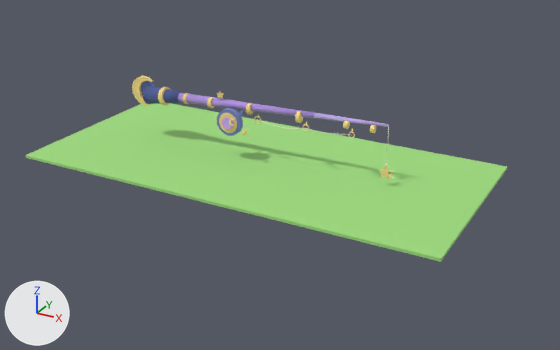
Renders of the Blender file assets/cozy_fishing_rods_approved_v1/wizard_rod/source.blend from each side of a commit.
One viewpoint serves both versions: a camera (50 mm lens) standing at (3.85, -6.61, 2.64) and looking at (0.31, -0.18, -0.58). The axes (+X, +Y, +Z) are drawn at lower left. The lights are the same throughout. The older version comes first.

The first picture shows 'optional_green_preview_floor', 'wizard_rod_clean_sagging_line', 'wizard_rod_clean_violet_body', 'wizard_rod_elegant_gold_crescent_base', 'wizard_rod_midnight_flared_handle', 'wizard_rod_midnight_moon_back_disk', 'wizard_rod_reel_outer_midnight_shell', 'wizard_rod_small_gold_body_star', 'wizard_rod_tiny_reel_crescent_mark' and 11 more.
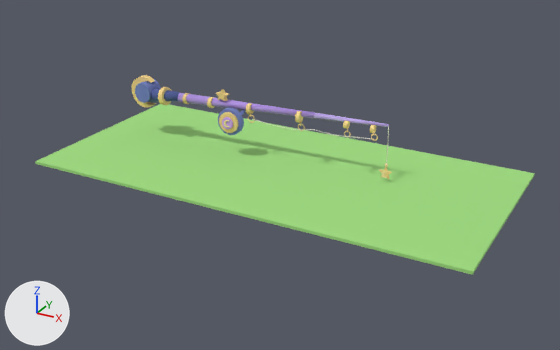
The change, as a diff of the scene's bpy script:
```diff
--- a/assets/cozy_fishing_rods_approved_v1/wizard_rod/source.blend.py
+++ b/assets/cozy_fishing_rods_approved_v1/wizard_rod/source.blend.py
@@ ob_wizard_rod_midnight_flared_handle @@
 ob_wizard_rod_midnight_flared_handle.rotation_euler = (1.511, 0.0, 1.618)  # degrees (87, 0, 93)
+ob_wizard_rod_midnight_flared_handle.scale = (0.884, 0.812, 1.0)
@@ ob_wizard_rod_small_gold_body_star @@
 ob_wizard_rod_small_gold_body_star = bpy.data.objects.new('wizard_rod_small_gold_body_star', me_wizard_rod_small_gold_body_starmesh)
-ob_wizard_rod_small_gold_body_star.location = (0.0, 0.0, 0.0)
+ob_wizard_rod_small_gold_body_star.location = (0.318, 0.064, -0.048)
+ob_wizard_rod_small_gold_body_star.rotation_euler = (0.0, 0.0, -0.0393)  # degrees (0, 0, -2.3)
+ob_wizard_rod_small_gold_body_star.scale = (1.6, 4.55, 1.38)
@@ ob_wizard_rod_midnight_moon_back_disk @@
 ob_wizard_rod_midnight_moon_back_disk = bpy.data.objects.new('wizard_rod_midnight_moon_back_disk', me_wizard_rod_midnight_moon_back_diskmesh)
-ob_wizard_rod_midnight_moon_back_disk.location = (-1.46, -0.014, 0.02)
+ob_wizard_rod_midnight_moon_back_disk.location = (-1.452, -0.024, 0.02)
 ob_wizard_rod_midnight_moon_back_disk.rotation_euler = (1.571, 0.0, 0.0)  # degrees (90, 0, 0)
+ob_wizard_rod_midnight_moon_back_disk.scale = (0.962, 1.06, 6.83)
@@ ob_wizard_rod_elegant_gold_crescent_base @@
 ob_wizard_rod_elegant_gold_crescent_base = bpy.data.objects.new('wizard_rod_elegant_gold_crescent_base', me_wizard_rod_elegant_gold_crescent_basemesh)
-ob_wizard_rod_elegant_gold_crescent_base.location = (0.0, 0.0, 0.0)
+ob_wizard_rod_elegant_gold_crescent_base.location = (0.068, 0.058, -0.02)
+ob_wizard_rod_elegant_gold_crescent_base.scale = (1.05, 1.81, 1.07)
@@ ob_wizard_rod_reel_outer_midnight_shell @@
 ob_wizard_rod_reel_outer_midnight_shell = bpy.data.objects.new('wizard_rod_reel_outer_midnight_shell', me_wizard_rod_reel_outer_midnight_shellmesh)
-ob_wizard_rod_reel_outer_midnight_shell.location = (-0.3, -0.15, -0.112)
+ob_wizard_rod_reel_outer_midnight_shell.location = (-0.3, -0.129, -0.112)
 ob_wizard_rod_reel_outer_midnight_shell.rotation_euler = (1.571, 0.0, 0.0)  # degrees (90, 0, 0)
@@ ob_wizard_rod_tiny_reel_crescent_mark @@
 ob_wizard_rod_tiny_reel_crescent_mark = bpy.data.objects.new('wizard_rod_tiny_reel_crescent_mark', me_wizard_rod_tiny_reel_crescent_markmesh)
-ob_wizard_rod_tiny_reel_crescent_mark.location = (0.0, 0.0, 0.0)
+ob_wizard_rod_tiny_reel_crescent_mark.location = (-0.063, 0.0, -0.026)
@@ ob_wizard_rod_clean_sagging_line @@
 ob_wizard_rod_clean_sagging_line = bpy.data.objects.new('wizard_rod_clean_sagging_line', cu_wizard_rod_clean_sagging_linecurve)
-ob_wizard_rod_clean_sagging_line.location = (0.0, 0.0, 0.0)
+ob_wizard_rod_clean_sagging_line.location = (-0.056, 0.0, 0.0)
+ob_wizard_rod_clean_sagging_line.scale = (1.28, 1.0, 1.0)
@@ ob_optional_green_preview_floor @@
 ob_optional_green_preview_floor = bpy.data.objects.new('optional_green_preview_floor', me_optional_green_preview_floormesh)
-ob_optional_green_preview_floor.location = (0.0, 0.0, -0.56)
+ob_optional_green_preview_floor.location = (0.305, -0.153, -0.514)
```

What differs and where, as boxes [x1, y1, x2, y2] in the pictures (560 x 350 px):
'optional_green_preview_floor', moved
    before: [25, 103, 507, 262]
    after: [35, 104, 535, 275]
'wizard_rod_midnight_flared_handle', rescaled
    before: [143, 86, 182, 104]
    after: [148, 88, 181, 102]
'wizard_rod_elegant_gold_crescent_base', moved, rescaled (14% wider, 13% taller)
    before: [132, 76, 153, 105]
    after: [132, 75, 156, 108]
'wizard_rod_midnight_moon_back_disk', moved, rescaled
    before: [141, 81, 154, 95]
    after: [135, 79, 161, 103]
'wizard_rod_reel_outer_midnight_shell', moved
    before: [217, 108, 243, 136]
    after: [218, 107, 244, 135]
'wizard_rod_clean_sagging_line', moved, rescaled (31% wider, 31% taller)
    before: [258, 120, 348, 135]
    after: [252, 119, 370, 139]
'wizard_rod_small_gold_body_star', moved, turned, rescaled
    before: [217, 91, 224, 99]
    after: [216, 89, 229, 101]
'wizard_rod_tiny_reel_crescent_mark', moved
    before: [229, 118, 234, 126]
    after: [224, 120, 230, 127]
